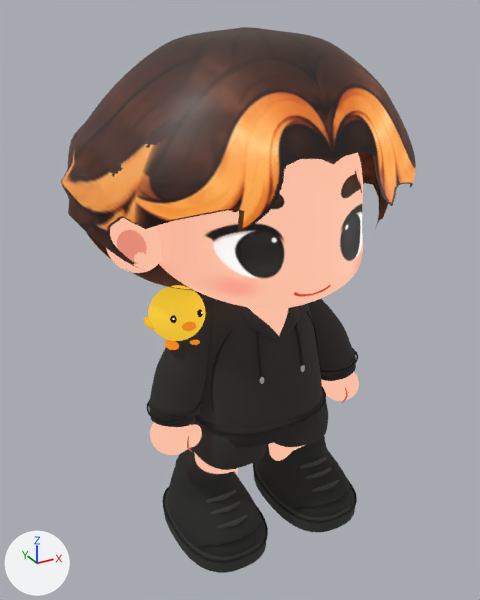
Renders of the glTF model models/machi/machi.glb from each side of a commit.
The view is the same before and after, from a 50 mm lens placed at (-3.62, -6.42, 6.14), pointed at (-0.03, 0.11, 2.88). The axes (+X, +Y, +Z) are drawn at lower left. The lights are the same throughout. The older version comes first. Vertices at exactly the same position are counted once.

In view in the first picture: 'machi_chick', 'machi_face', 'machi_hair', 'machi_hoodie', 'machi_hoodie_rib', 'machi_lace_n', 'machi_seam_n', 'machi_shoe', 'machi_skin', 'machi_skin_n', 'machi_skin_pink_n', 'machi_sole' and 6 more.
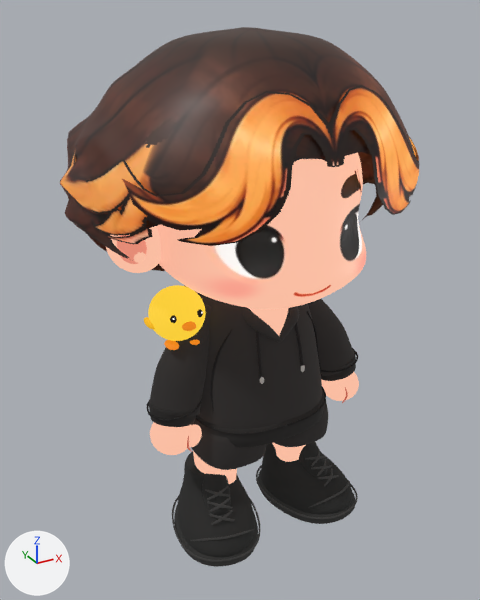
The change, as a list of edits to the scene's bpy script:
```text
Add img_bang_001:
    img_bang_001 = load_image('bang.001', '_unpacked/bang.001', 1024, 1024, 'sRGB')
Add img_bang:
    img_bang = load_image('bang', '_unpacked/bang', 1024, 1024, 'sRGB')
Add mat_bang:
    mat_bang = bpy.data.materials.new('bang')
    # colours: black #000000
    # uses the picture img_bang
    # uses the picture img_bang_001
Change me_hair:
    used by ob_machi_hair; location = (0.0, 0.0, 0.0)
    remove me_hair.from_pydata(...)  # 10449 vertices, 20480 faces; spans x -2.03..2.03, y -1.6..1.91, z 3.19..5.96
    add me_hair.from_pydata(...)  # 10449 vertices, 20480 faces; spans x -2.05..2.05, y -1.6..1.88, z 3.19..5.96
    me_hair part 1: 5413 of 10449 vertices moved; they spanned x -2.03..2.03, y -1.54..1.91, z 3.19..5.55 and now span x -2.05..2.05, y -1.55..1.88, z 3.19..5.55; mean shift (0.0, 0.21, 0.0); largest move (0.0, -0.65, 3.36) -> (0.0, 0.08, 3.36)
Change me_shoe:
    used by ob_machi_shoe; location = (0.0, 0.0, 0.0)
    remove me_shoe.from_pydata(...)  # 1368 vertices, 2728 faces; spans x -1.2..1.2, y -1.15..0.4, z 0.2..0.9
    add me_shoe.from_pydata(...)  # 2552 vertices, 5088 faces; spans x -1.18..1.18, y -1.13..0.24, z 0.15..0.9
    me_shoe part 2: 2 vertices moved within x -0.69..0.69, y -0.48, z 0.9; 1362 vertices removed from x -1.2..1.2, y -1.15..0.4, z 0.2..0.9; 2546 vertices added at x -1.18..1.18, y -1.13..0.24, z 0.15..0.9
Change me_sole:
    used by ob_machi_sole; location = (0.0, 0.0, 0.0)
    remove me_sole.from_pydata(...)  # 792 vertices, 1576 faces; spans x -1.23..1.23, y -1.2..0.44, z 0.0..0.23
    add me_sole.from_pydata(...)  # 1320 vertices, 2632 faces; spans x -1.22..1.22, y -1.18..0.28, z 0.0..0.22
    me_sole part 3: the loose piece of 396 vertices spanning x -1.23..-0.14, y -1.2..0.44, z 0.0..0.23 is rebuilt with 660 vertices and now spans x -1.22..-0.14, y -1.18..0.28, z 0.0..0.22
    me_sole part 4: the loose piece of 396 vertices spanning x 0.14..1.23, y -1.2..0.44, z 0.0..0.23 is rebuilt with 660 vertices and now spans x 0.14..1.22, y -1.18..0.28, z 0.0..0.22
Add me_bang:
    me_bang.from_pydata(...)  # 10449 vertices, 20480 faces; spans x -1.93..1.93, y -1.63..1.78, z 3.19..5.96
    me_bang.materials.append(mat_bang)
Add ob_machi_bang_n:
    ob_machi_bang_n = bpy.data.objects.new('machi_bang_n', me_bang)
    ob_machi_bang_n.location = (0.0, 0.0, 0.0)
```

Where the change shows, as pixel boxes [x1, y1, x2, y2] in the pictures (480 x 600 px; the box of a moved part takes in the faces that stretch with it):
'machi_hair', reshaped (8% shorter): before [61, 27, 416, 291]; after [60, 27, 414, 271]
'machi_bang_n', added (orange): after [70, 85, 419, 246]
'machi_shoe', reshaped: before [167, 436, 351, 557]; after [177, 442, 353, 557]
'machi_sole', reshaped (13% shorter): before [164, 461, 355, 573]; after [174, 470, 356, 567]
part 1 of me_hair, moved or reshaped: before [61, 65, 411, 291]; after [60, 65, 383, 271]
part 3 of me_sole, rebuilt: before [164, 492, 267, 573]; after [174, 506, 258, 567]
part 4 of me_sole, rebuilt (24% shorter): before [254, 461, 355, 532]; after [258, 470, 356, 524]
